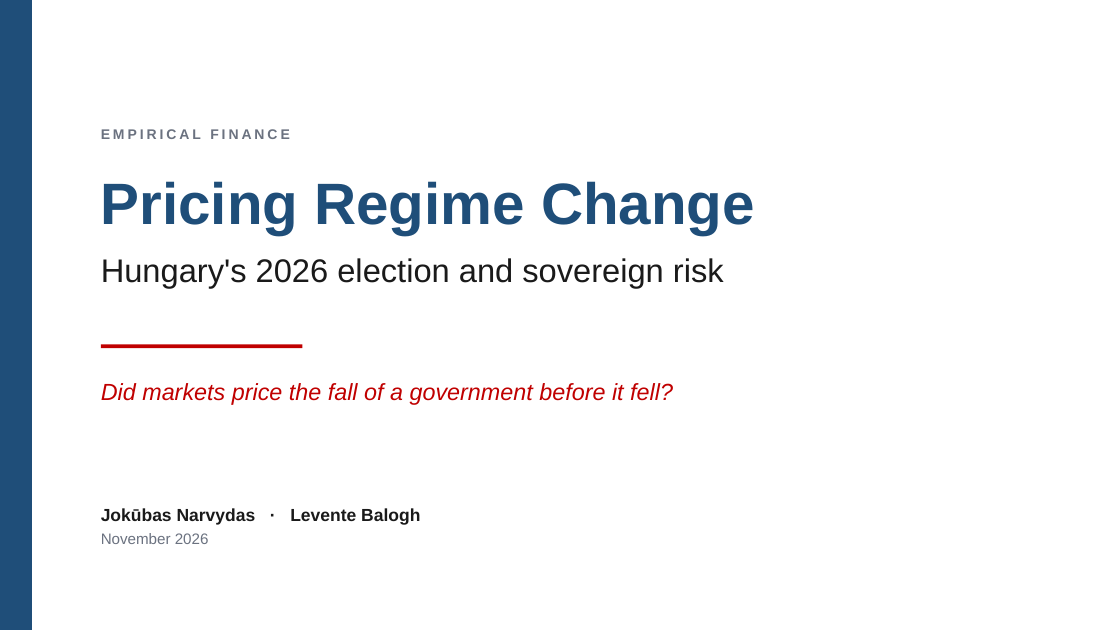
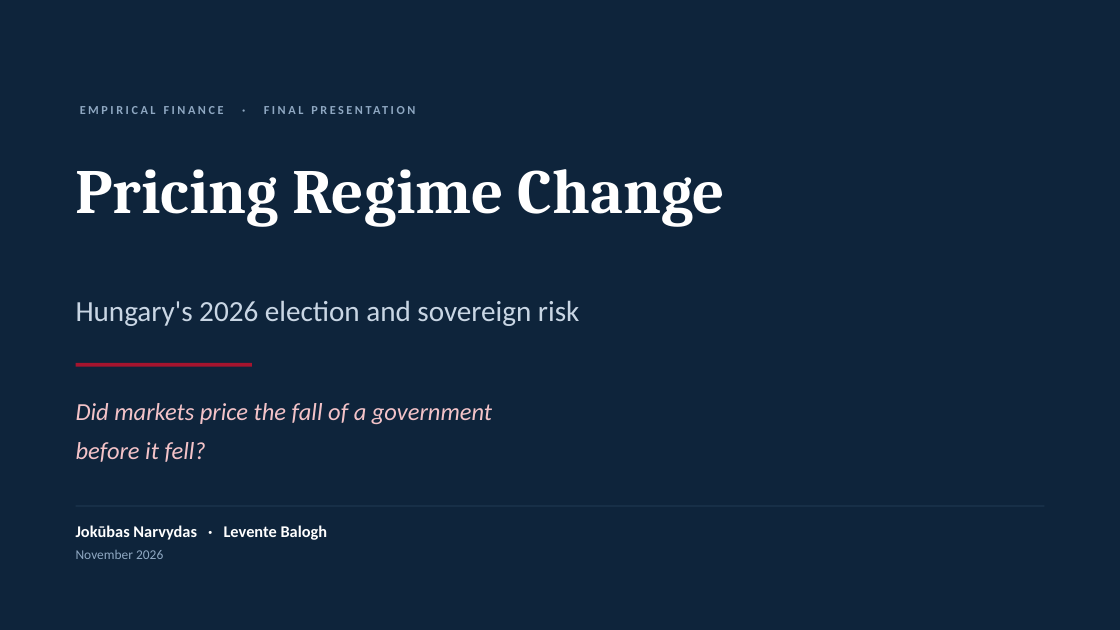
Before and after one commit to jokubasv0/finance-rdd, a slide deck: slide 1 of out/Pricing_Regime_Change.pptx. Drawn at 1120x630 pixels with LibreOffice and Linux fonts; fonts in the diff are those of the drawing. Boxes give left, top, right and bottom in pixels: in the first picture for what was removed or moved away, otherwise in the second. Text is boxed around its words. In the diff, an @@ line names an element or a change of style, - is before the commit and + after.

```diff
--- a/out/Pricing_Regime_Change.pptx
+++ b/out/Pricing_Regime_Change.pptx
@@ background #FFFFFF to #0E243B @@
@@ rectangle removed at [0, 0, 32, 630] @@
@@ text at [80, 106, 224, 114]: text changed; size 12 to 10.5 pt; font Arial to Calibri; text colour #6B7280 to #8FA8C2 @@
-EMPIRICAL FINANCE
+EMPIRICAL FINANCE · FINAL PRESENTATION
@@ text added at [76, 169, 725, 227], 54 pt, text #FFFFFF, bold @@
+Pricing Regime Change
@@ text at [101, 181, 755, 235]: paragraph removed @@
-Pricing Regime Change
@@ text "Hungary's 2026 election and sovereign ...": place and size @@
-text "Hungary's 2026 election and sovereign ..." at [101, 181, 755, 288]
+text "Hungary's 2026 election and sovereign ..." at [76, 300, 579, 326]
@@ text "Hungary's 2026 election and sovereign ..." at [76, 300, 579, 326]: size 28 to 25 pt, font Arial to Calibri, text colour #1A1A1A to #C9D6E4; line spacing 1.1 to 1.15; less space between paragraphs @@
@@ rectangle: place and size @@
-rectangle at [101, 344, 302, 348]
+rectangle at [76, 363, 252, 366]
@@ rectangle at [76, 363, 252, 366]: fill #C00000 to #A5142E @@
@@ text "Did markets price the fall ...": place and size @@
-text "Did markets price the fall ..." at [101, 383, 673, 405]
+text "Did markets price the fall ..." at [76, 403, 492, 462]
@@ text "Did markets price the fall ..." at [76, 403, 492, 462]: size 20 to 21 pt, font Arial to Calibri, text colour #C00000 to #F3C3C8; line spacing 1.2 to 1.3 @@
@@ rectangle added at [76, 506, 1044, 507], fill #2A445E @@
@@ text "Jokūbas Narvydas · Levente Balogh": place and size @@
-text "Jokūbas Narvydas · Levente Balogh" at [101, 508, 420, 544]
+text "Jokūbas Narvydas · Levente Balogh" at [76, 525, 328, 559]
@@ text "Jokūbas Narvydas · Levente Balogh" at [76, 525, 328, 559]: size 15 to 14 pt, text colour #1A1A1A to #FFFFFF in "Jokūbas Narvydas · Levente Balogh"; font Arial to Calibri; size 13 to 11.5 pt, text colour #6B7280 to #8FA8C2 in "November 2026"; more space between paragraphs @@
```
Also in this commit, not shown: 7 other slides changed, 1 other file.
